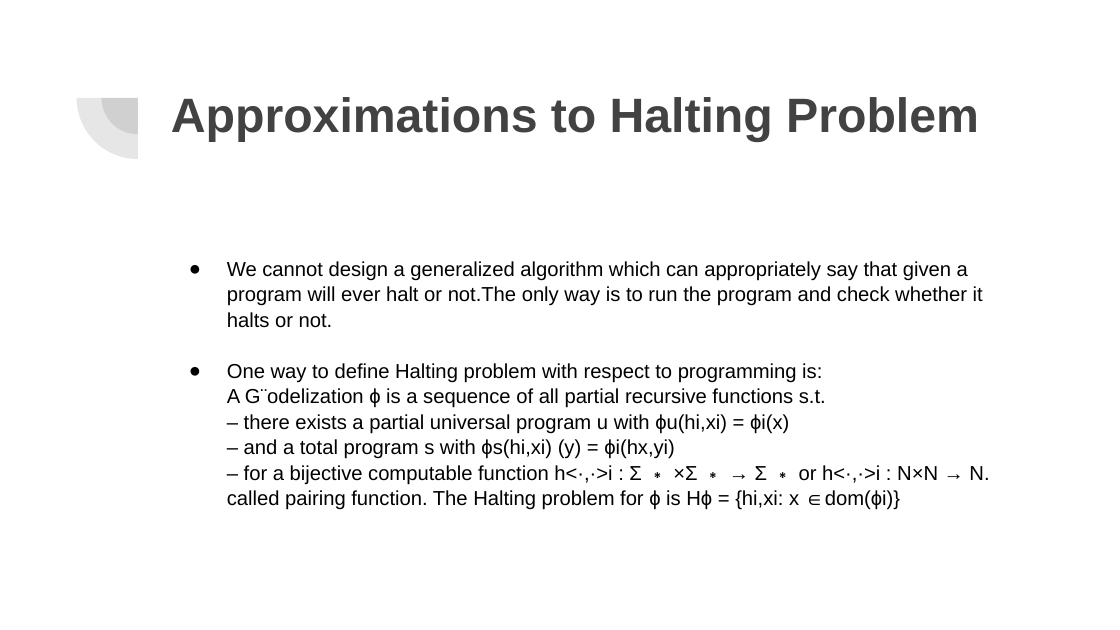
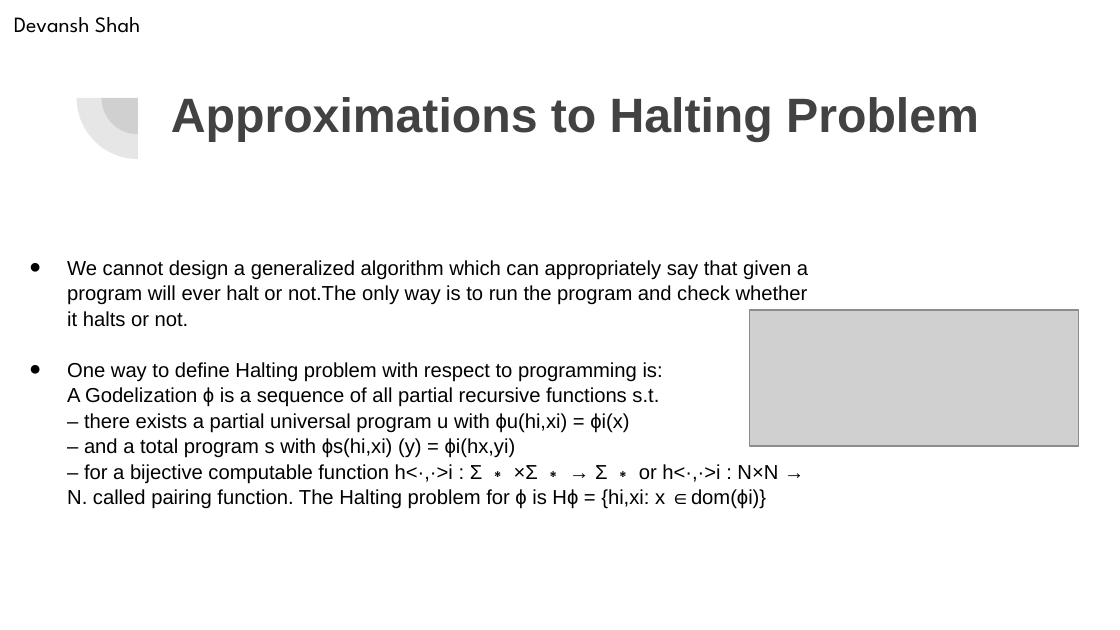
Before and after one commit to twilight-warlock/TY, a slide deck: slide 8 of Sem 5/TOC/IA1/PPT_G6.pptx (slide 7 before the commit). Drawn at 1120x630 pixels with LibreOffice and Linux fonts; fonts in the diff are those of the drawing; grey boxes stand for pictures. Boxes give left, top, right and bottom in pixels: in the first picture for what was removed or moved away, otherwise in the second. Text is boxed around its words. In the diff, an @@ line names an element or a change of style, - is before the commit and + after.

```diff
--- a/Sem 5/TOC/IA1/PPT_G6.pptx
+++ b/Sem 5/TOC/IA1/PPT_G6.pptx
@@ text added at [14,17,140,33], 14 pt, text #000000 @@
+Devansh Shah
@@ text "We cannot design a generalized ...": place and size @@
-text "We cannot design a generalized ..." at [227,261,989,510]
+text "We cannot design a generalized ..." at [67,260,808,509]
@@ picture added at [749,310,1079,446] @@
@@ text at [67,387,659,407]: text changed @@
-A G¨odelization ϕ is a sequence of all partial recursive functions s.t.
+A Godelization ϕ is a sequence of all partial recursive functions s.t.
```
Also in this commit, not shown: 6 other slides changed, 1 slide added, 2 other files.
